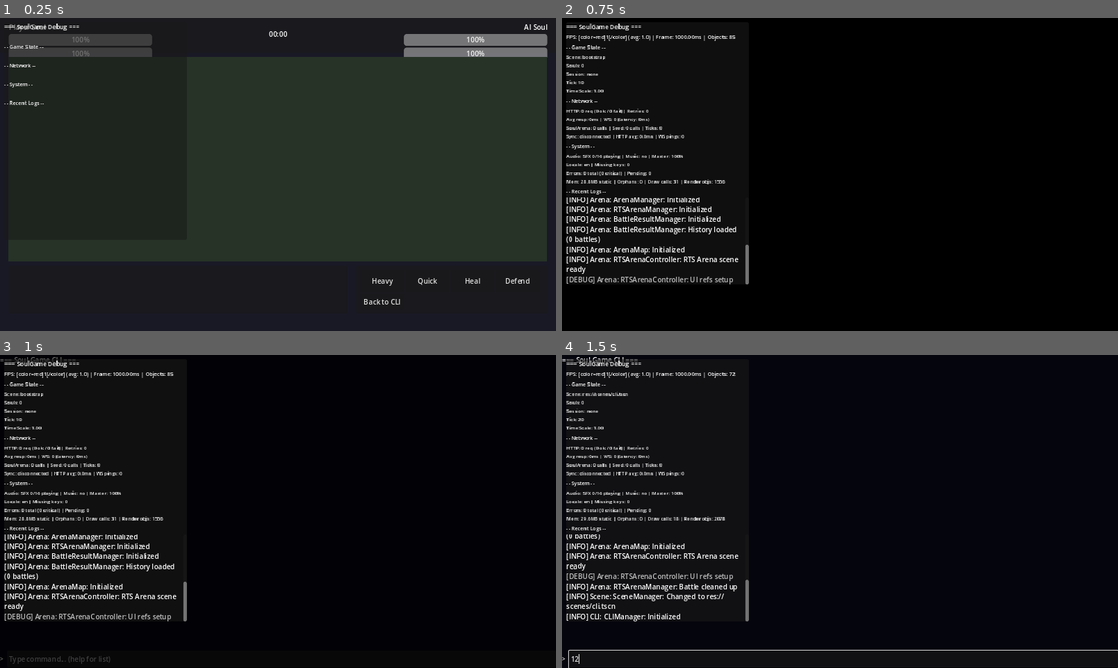
Above: before the commit, frames 1-4 (two rows, left to right).
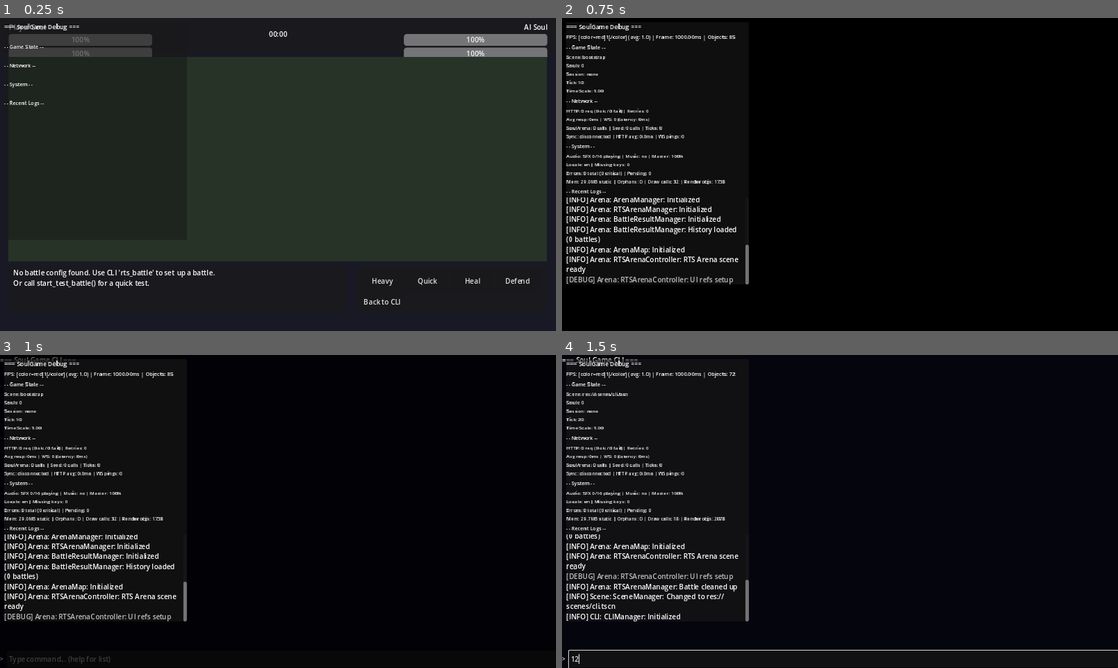
Above: after the commit, the same moments.

Repository: zhuyu112358/SoulGame
Game: Godot game, scene res://scenes/rts_arena.tscn
Same seed, same stepped clock (60 frames per second), same inputs: the game is played once before the commit and once after it. This scene is started directly instead of the project's main scene.
Inputs (mouse positions are in pixels of both pictures, inside the frame that each line leads up to):
- Up to frame 1 (0.25 s): no input
- Up to frame 2 (0.75 s): click "Back to CLI" at 0.5 s
- Up to frame 3 (1 s): no input
- Up to frame 4 (1.5 s): click (845, 658) at 1.27 s; type "12" at 1.35 s

The runs differ from the first frame. In frame 1, 0.5% of the frame differs, in the area x 2-39%, y 80-87%; in frame 2, less than 0.1%; in frame 3, less than 0.1%; in frame 4, less than 0.1%.
Error after the commit: Invalid assignment of property or key 'caret_position' with value of type 'int' on a base object of type 'RichTextLabel'. (res://scripts/game/RTSArenaControlle…

Commit message:
feat(M2): Complete battle flow - soul selection to arena entry
- RTSArenaController.gd: Auto-start battle from GameState config
  - _try_auto_start_battle() reads player_soul, ai_soul, map_name from GameState
  - Auto-starts battle when entering scene with valid config
  - Clears config after use to prevent accidental re-trigger
  - Shows helpful message when no config found

- CLIManager.gd: Enhanced rts_arena command with full battle setup
  - Usage: rts_arena [soul_id] [opponent_id|map] [map]
  - Supports: active soul, specific soul, soul vs soul, map selection
  - 3 maps: default_arena, forest_arena, crystal_arena
  - _generate_ai_soul(): Random AI opponent (6 elements, level 3-7)
  - Stores battle config in GameState for RTSArenaController
  - Updated help text with usage examples

- Complete battle flow:
  1. CLI: rts_arena [soul] [map] -> selects soul and map
  2. GameState: stores battle configuration
  3. Scene: rts_arena.tscn loads
  4. RTSArenaController: reads config, auto-starts battle
  5. RTSArenaManager: real-time combat with map/obstacles
  6. BattleResultManager: experience and growth feedback
  7. UI: result display with stats and win rate

Verification:
- Godot --check-only: 0 script errors
- M1 regression tests: 73 passed, 0 failed
- 2 previous commits still pending push (network issues)

Diff:
--- a/scripts/game/RTSArenaController.gd
+++ b/scripts/game/RTSArenaController.gd
@@ -35,6 +35,26 @@
 	_setup_ui_refs()
 	_connect_signals()
 	_setup_skill_buttons()
+
+	# Auto-start battle if config is set in GameState
+	_try_auto_start_battle()
+
+
+## Try to auto-start battle from GameState configuration
+func _try_auto_start_battle() -> void:
+	var player_soul = GameState.get_value("battle", "player_soul", null)
+	var ai_soul = GameState.get_value("battle", "ai_soul", null)
+	var map_name = GameState.get_value("battle", "map_name", "default_arena")
+
+	if player_soul != null and ai_soul != null:
+		GameLog.info("RTSArenaController: Auto-starting battle with config from GameState", "Arena")
+		RTSArenaManager.start_battle(player_soul, ai_soul, map_name)
+		# Clear battle config after use
+		GameState.set_value("battle", "player_soul", null)
+		GameState.set_value("battle", "ai_soul", null)
+	else:
+		_add_log("No battle config found. Use CLI 'rts_battle' to set up a battle.")
+		_add_log("Or call start_test_battle() for a quick test.")
 
 
 ## Setup UI node references
--- a/scripts/ui/CLIManager.gd
+++ b/scripts/ui/CLIManager.gd
@@ -125,7 +125,8 @@
 	add_line("  list_worlds       - List all worlds")
 	add_line("  start_world <id>  - Start world simulation")
 	add_line("  stop_world        - Stop current world simulation")
-	add_line("  rts_arena         - Enter RTS battle arena")
+	add_line("  rts_arena [soul] [map] - Enter RTS battle arena")
+	add_line("                       Maps: default/forest/crystal")
 	add_line("  save              - Save game state")
 	add_line("  load              - Load game state")
 	add_line("  clear             - Clear screen")
@@ -402,11 +403,106 @@
 		add_line("Result: %s" % battle.get_summary())
 
 
-## Open RTS arena scene
+## Open RTS arena scene with optional soul and map selection
+## Usage: rts_arena [soul_id] [map_name]
+## Examples:
+##   rts_arena                    - Use active soul vs random AI on default map
+##   rts_arena soul_123           - Use soul_123 vs AI on default map
+##   rts_arena soul_123 forest     - Use soul_123 vs AI on forest map
+##   rts_arena soul_1 soul_2 crystal - soul_1 vs soul_2 on crystal map
 func _open_rts_arena(p_parts: Array) -> void:
+	add_line("=== RTS Battle Arena ===")
+
+	# Determine player soul
+	var player_soul = null
+	if p_parts.size() >= 1:
+		var soul_id = p_parts[0]
+		var soul_details = SoulManager.get_soul_details(soul_id)
+		if not soul_details.is_empty():
+			player_soul = soul_details
+			add_line("Player soul: %s" % player_soul.get("name", soul_id))
+		else:
+			add_line("Soul '%s' not found, using active soul" % soul_id)
+
+	if player_soul == null:
+		if SoulManager.active_soul != null:
+			player_soul = {
+				"id": SoulManager.active_soul.soul_id,
+				"name": SoulManager.active_soul.soul_name,
+				"element": SoulManager.active_soul.element,
+				"level": SoulManager.active_soul.level if "level" in SoulManager.active_soul else 1
+			}
+			add_line("Player soul: %s (active)" % player_soul["name"])
+		else:
+			# Default test soul
+			player_soul = {"id": "test_player", "name": "Player Soul", "element": "fire", "level": 5}
+			add_line("Player soul: %s (default)" % player_soul["name"])
+
+	# Determine AI opponent soul
+	var ai_soul = null
+	if p_parts.size() >= 2:
+		var second_id = p_parts[1]
+		# Check if second arg is a map name
+		var maps = ["default_arena", "forest_arena", "crystal_arena"]
+		if maps.has(second_id):
+			# Second arg is map, generate random AI
+			ai_soul = _generate_ai_soul()
+		else:
+			# Second arg is soul id
+			var soul_details = SoulManager.get_soul_details(second_id)
+			if not soul_details.is_empty():
+				ai_soul = soul_details
+				add_line("Opponent soul: %s" % ai_soul.get("name", second_id))
+			else:
+				add_line("Soul '%s' not found, using random AI" % second_id)
+				ai_soul = _generate_ai_soul()
+	else:
+		ai_soul = _generate_ai_soul()
+
+	if ai_soul == null:
+		ai_soul = _generate_ai_soul()
+
+	add_line("Opponent soul: %s" % ai_soul.get("name", "AI"))
+
+	# Determine map
+	var map_name = "default_arena"
+	if p_parts.size() >= 3:
+		map_name = p_parts[2]
+	elif p_parts.size() == 2:
+		var second_arg = p_parts[1]
+		var maps = ["default_arena", "forest_arena", "crystal_arena"]
+		if maps.has(second_arg):
+			map_name = second_arg
+
+	var available_maps = ["default_arena", "forest_arena", "crystal_arena"]
+	if not available_maps.has(map_name):
+		add_line("Map '%s' not found, using default_arena" % map_name)
+		map_name = "default_arena"
+
+	add_line("Map: %s" % map_name)
+	add_line("")
+
+	# Store battle config in GameState for RTSArenaController
+	GameState.set_value("battle", "player_soul", player_soul)
+	GameState.set_value("battle", "ai_soul", ai_soul)
+	GameState.set_value("battle", "map_name", map_name)
+
 	add_line("Entering RTS Arena...")
-	add_line("RTS battle system: real-time combat with movement and skills")
 	SceneManager.change_scene("res://scenes/rts_arena.tscn")
+
+
+## Generate a random AI opponent soul
+func _generate_ai_soul() -> Dictionary:
+	var elements = ["fire", "water", "earth", "wind", "light", "dark"]
+	var names = ["Blaze", "Aqua", "Terra", "Gale", "Lumina", "Shadow"]
+	var idx = randi() % elements.size()
+	var level = 3 + randi() % 5  # Level 3-7
+	return {
+		"id": "ai_%d" % Time.get_unix_time_from_system(),
+		"name": names[idx],
+		"element": elements[idx],
+		"level": level
+	}
 
 
 ## Show battle log
